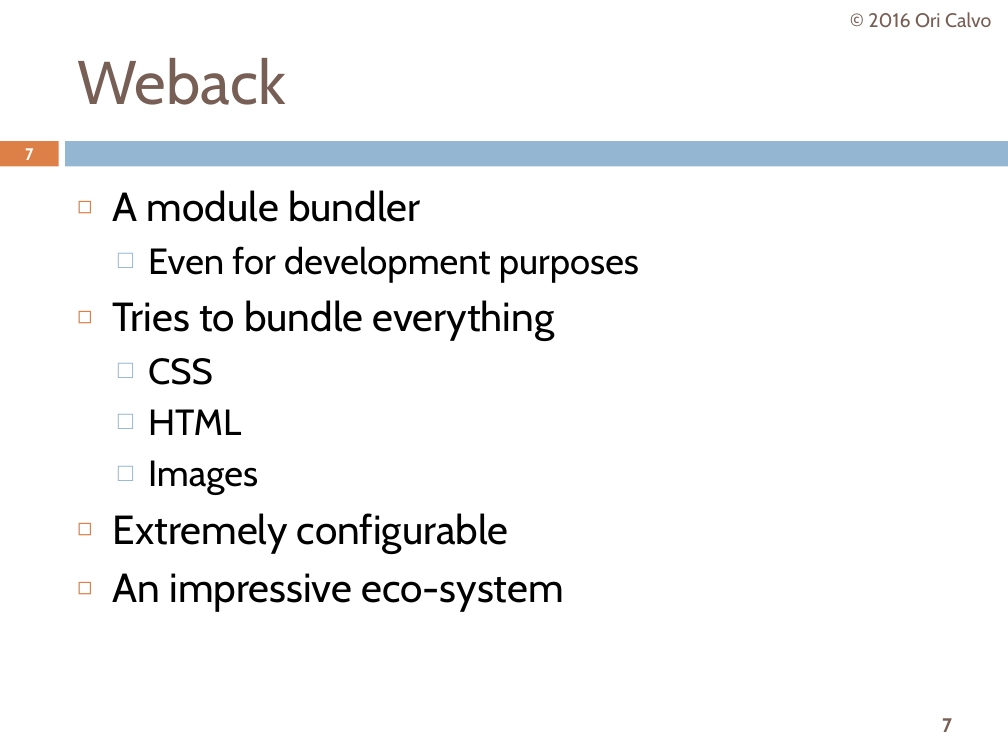
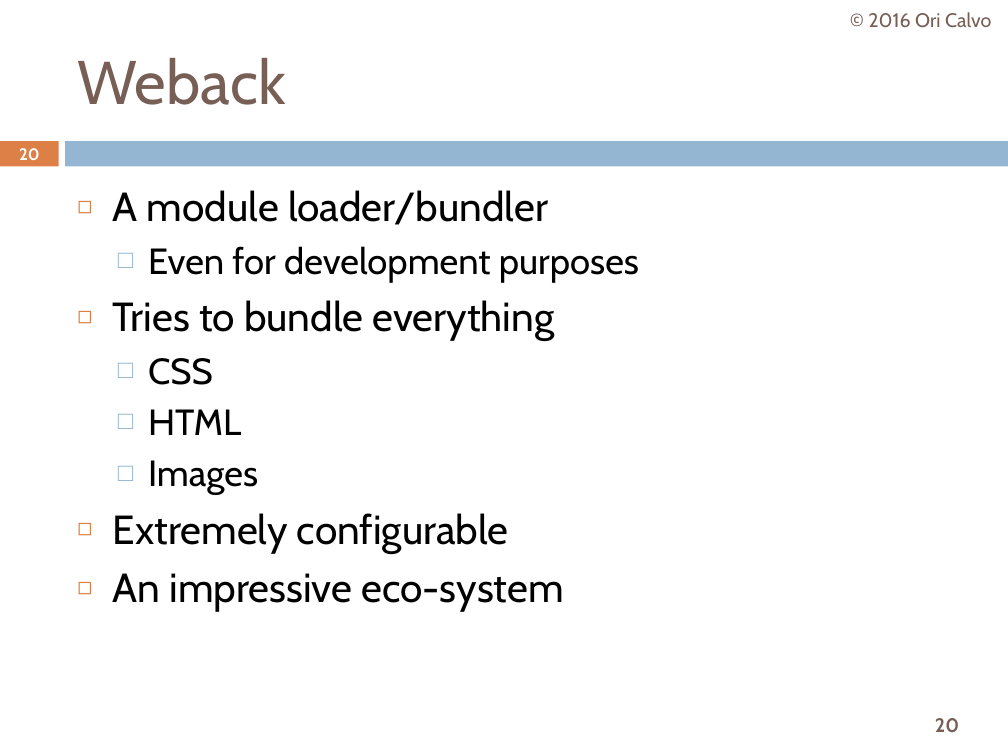
Before and after one commit to oricalvo/course-angular, a slide deck: slide 20 of PPTs/01 Build & Setup.pptx (slide 7 before the commit). Drawn at 1008x756 pixels with LibreOffice and Linux fonts; fonts in the diff are those of the drawing. Boxes give left, top, right and bottom in pixels: in the first picture for what was removed or moved away, otherwise in the second. Text is boxed around its words. In the diff, an @@ line names an element or a change of style, - is before the commit and + after.

```diff
--- a/PPTs/01 Build & Setup.pptx
+++ b/PPTs/01 Build & Setup.pptx
@@ page number at [19, 148, 40, 160]: text changed @@
-7
+20
@@ text at [113, 190, 548, 225]: text changed @@
-◻ A module bundler
+◻ A module loader/bundler
@@ page number at [935, 718, 959, 732]: text changed @@
-7
+20
```
Also in this commit, not shown: 16 other slides changed, 4 slides added, 12 slides removed, 17 other files.
